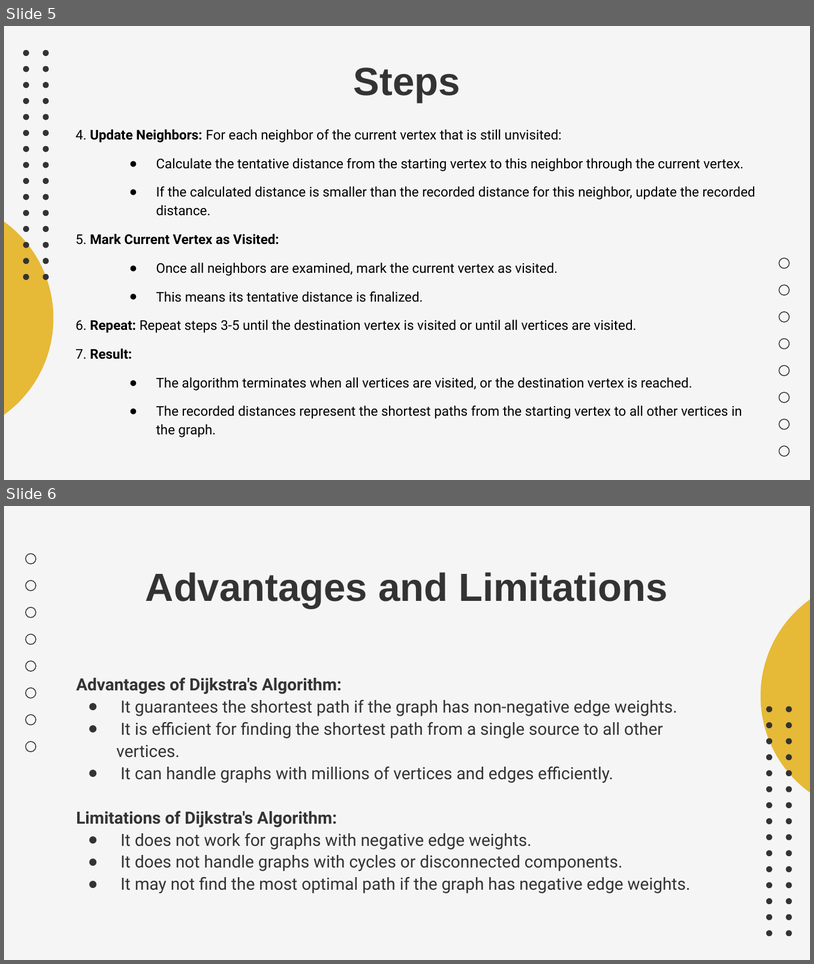
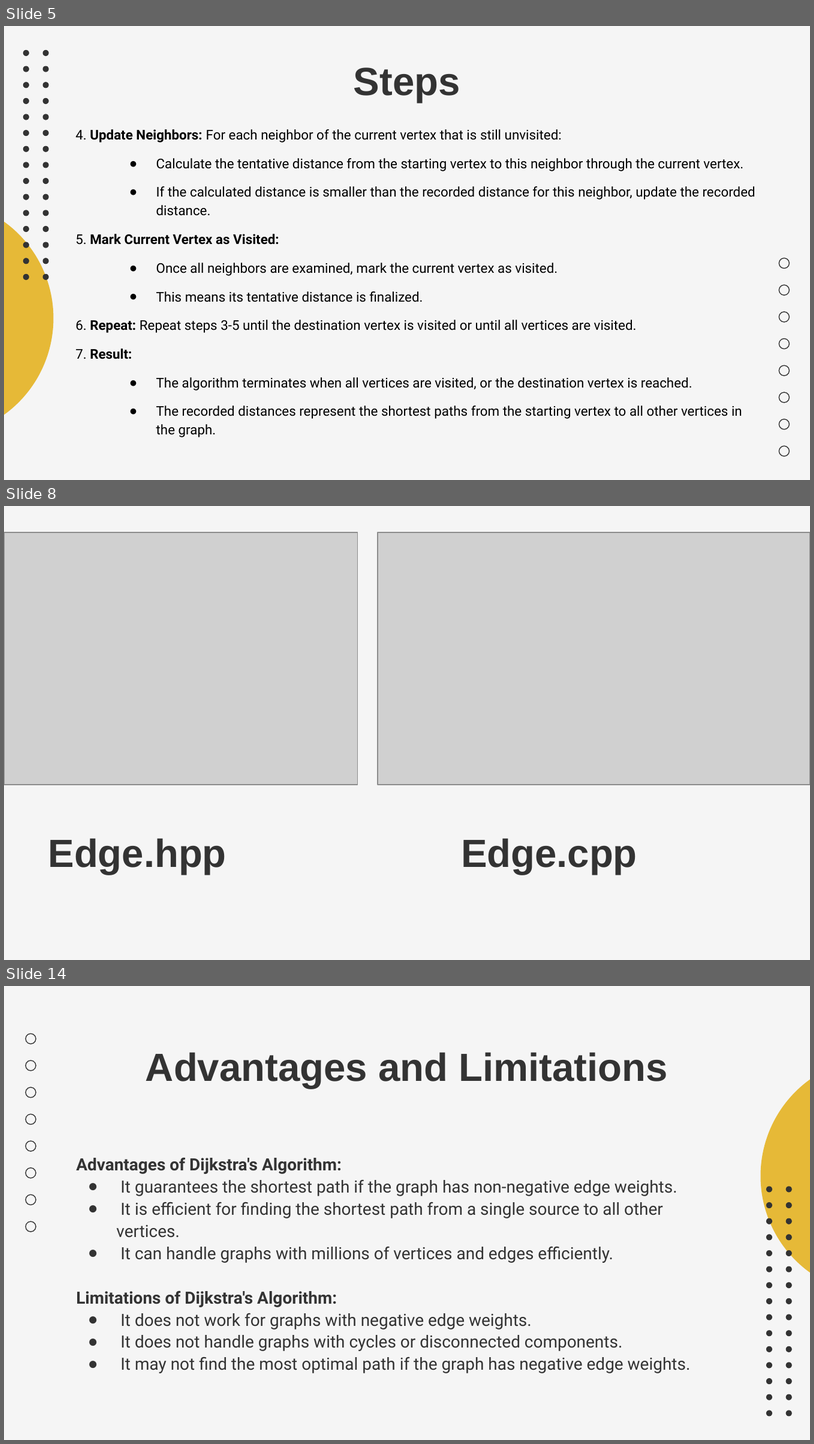
Before and after one commit to dayne-2stacks/dijkstras-shortest-path, a slide deck: Dijkstras_Algorithm_Presentation.pptx. Shown one above the other, each under a label of ours: slides 5 and 6 before the commit, slides 5, 8 and 14 after it; the slides between them are not shown. The pictures are 814x964 and 814x1444 pixels, drawn with LibreOffice and Linux fonts; fonts in the diff are those of the drawing; grey boxes stand for pictures. Boxes give left, top, right and bottom in pixels: in the first picture for what was removed or moved away, otherwise in the second. Text is boxed around its words. In the diff, an @@ line names an element or a change of style, - is before the commit and + after.

Commit message:
new ppt

```diff
--- a/Dijkstras_Algorithm_Presentation.pptx
+++ b/Dijkstras_Algorithm_Presentation.pptx
@@ slide 8 added at (x1=4, y1=506, x2=810, y2=960), background #F5F5F5 @@
@@ picture added at (x1=4, y1=532, x2=358, y2=785) @@
@@ picture added at (x1=377, y1=532, x2=810, y2=785) @@
@@ title added at (x1=48, y1=838, x2=226, y2=874), 35 pt, text #333333, bold @@
+Edge.hpp
@@ title added at (x1=461, y1=838, x2=638, y2=874), 35 pt, text #333333, bold @@
+Edge.cpp
@@ what was slide 6 is now slide 14 @@
```
Also in this commit, not shown: 7 other slides added.
